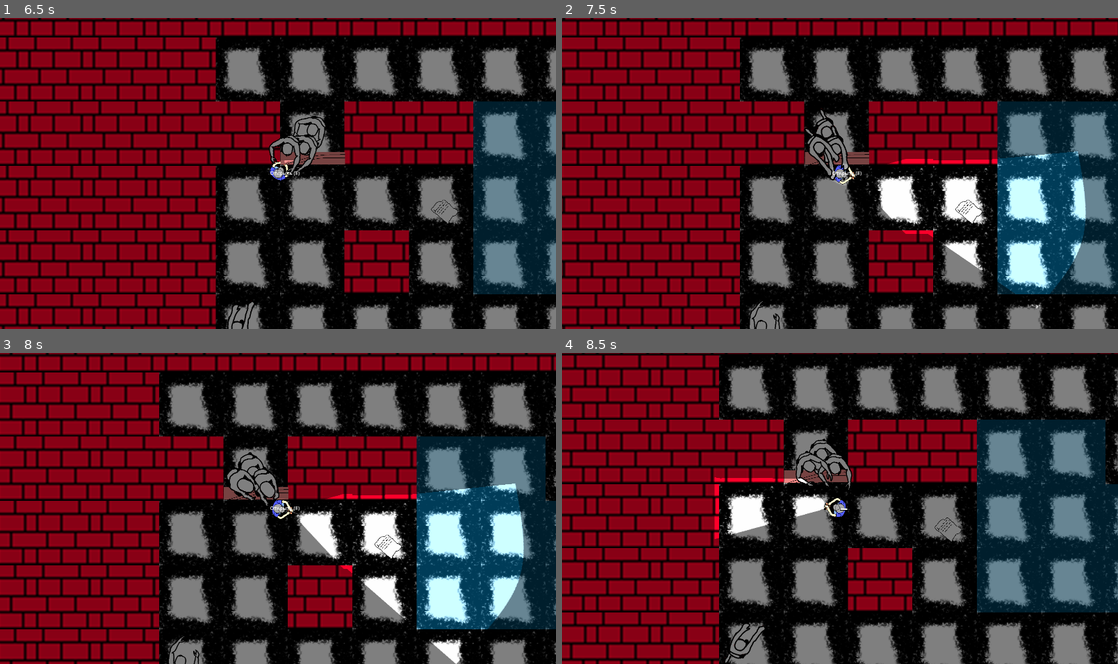
Above: before the commit, frames 1-4 (two rows, left to right).
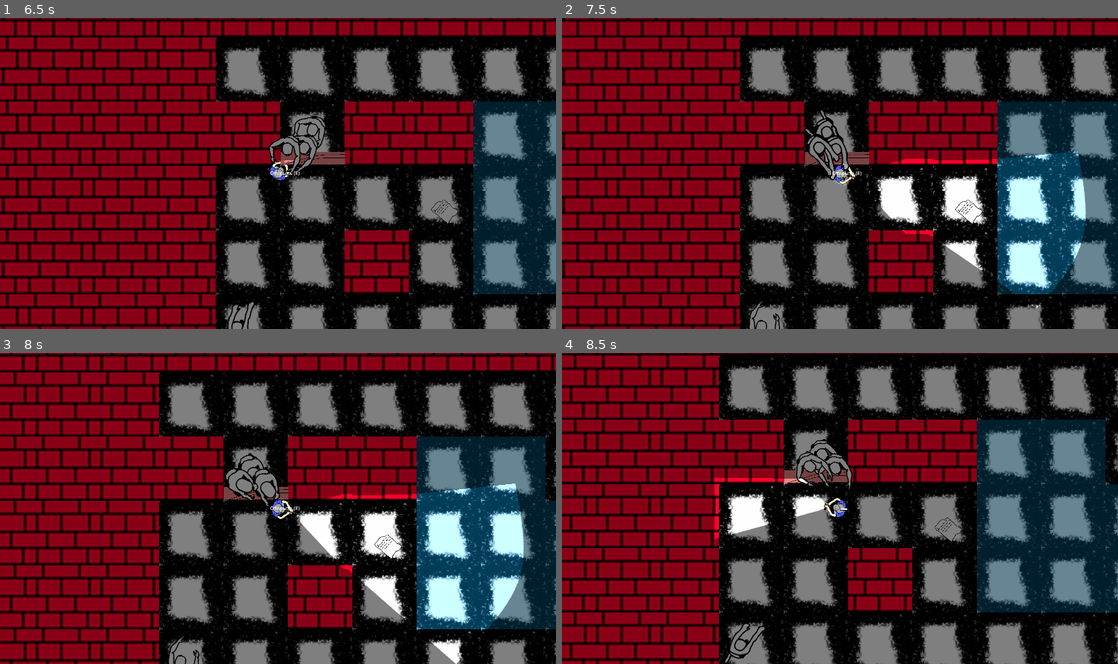
Above: after the commit, the same moments.

Repository: Iobidze/AngelCry
Game: Godot game, scene res://Scenes/Levels/testlevel.tscn
Same seed, same stepped clock (60 frames per second), same inputs: the game is played once before the commit and once after it. The project has no main scene, so this scene is started directly.
Inputs (mouse positions are in pixels of both pictures, inside the frame that each line leads up to):
- Up to frame 1 (6.5 s): move the mouse to (250, 235) at 0.52 s; hold E (action) 0.53-1.28 s; hold W (up) 0.53-2.03 s; move the mouse to (444, 220) at 1.27 s; tap E (action) every 1.5 s from 1.35 to 5.85 s; move the mouse to (111, 126) at 2.02 s; hold E (action) 2.03-2.78 s; hold A (left) 2.03-3.53 s; move the mouse to (305, 173) at 2.77 s; move the mouse to (194, 95) at 3.52 s; hold S (down) 3.53-4.28 s; hold E (action) 3.53-4.28 s; move the mouse to (400, 157) at 4.27 s; hold D (right) 4.28-5.03 s; move the mouse to (166, 189) at 5.02 s; hold W (up) 5.03-5.78 s; hold E (action) 5.03-5.78 s; move the mouse to (333, 105) at 5.77 s; hold D (right) from 5.78 s (still down)
- Up to frame 2 (7.5 s): keep holding D (right); move the mouse to (812, 235) at 6.52 s; hold E (action) 6.53-7.28 s; move the mouse to (1006, 220) at 7.27 s; tap E (action) at 7.35 s
- Up to frame 3 (8 s): keep holding D (right)
- Up to frame 4 (8.5 s): move the mouse to (673, 461) at 8.02 s; release D (right) at 8.03 s; hold S (down) from 8.03 s (still down); hold E (action) from 8.03 s (still down)

Frame 1 is identical in both runs. In frame 2, less than 0.1% of the frame differs, in the area x 45-52%, y 29-50%; in frame 3, 0.3%, in the area x 40-51%, y 31-50%; in frame 4, 0.2%.

Commit message:
Gera
123

Diff:
--- a/Scenes/Units/Player/player.tscn
+++ b/Scenes/Units/Player/player.tscn
@@ -7,6 +7,9 @@
 
 [sub_resource type="CircleShape2D" id="CircleShape2D_h30nj"]
 radius = 60.0
+
+[sub_resource type="CircleShape2D" id="CircleShape2D_s1tjd"]
+radius = 80.09994
 
 [node name="Player" type="CharacterBody2D" unique_id=776793807]
 script = ExtResource("1_sx8ph")
@@ -42,3 +45,8 @@
 texture_scale = 1.3
 
 [node name="AudioStreamPlayer2D" type="AudioStreamPlayer2D" parent="." unique_id=1152618548]
+
+[node name="Area2D" type="Area2D" parent="." unique_id=1308873254]
+
+[node name="CollisionShape2D" type="CollisionShape2D" parent="Area2D" unique_id=1191607259]
+shape = SubResource("CircleShape2D_s1tjd")
--- a/Scripts/player.gd
+++ b/Scripts/player.gd
@@ -1,6 +1,13 @@
 extends CharacterBody2D
 @export var speed = 300
 
+func _ready():
+	$Area2D.body_entered.connect(_on_area_entered)
+
+func _on_area_entered(body):
+	if body.is_in_group("Angel"):
+		await get_tree().process_frame
+		get_tree().reload_current_scene()
 
 func _physics_process(_delta):
 	# Движение (WASD)
